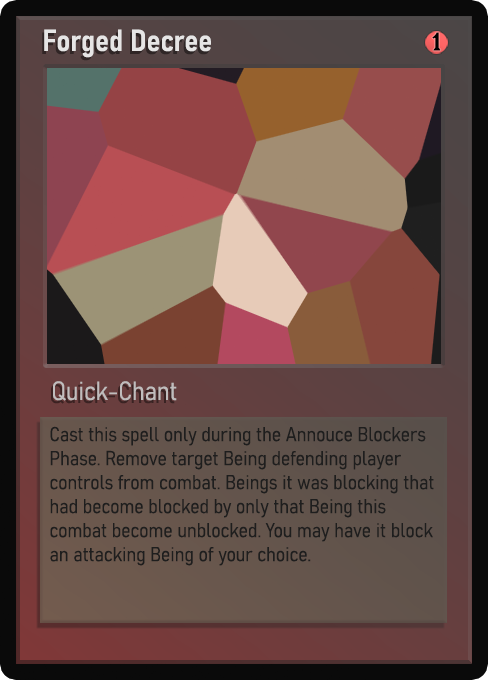
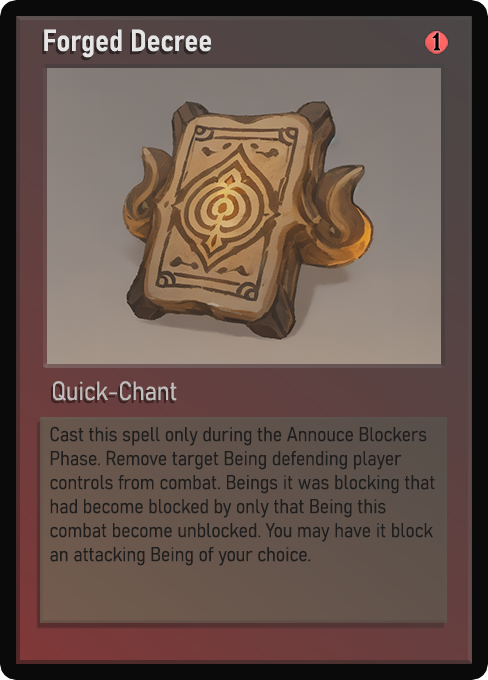
Layered file, before and after one edit (488px x 680px). Changes by layer:
painted on "Name" over [57, 30, 211, 57]
painted on "Class" over [55, 383, 156, 401]
painted on "Desc_small" over [50, 427, 435, 566]
painted on "Artwork" over [47, 68, 441, 364]
